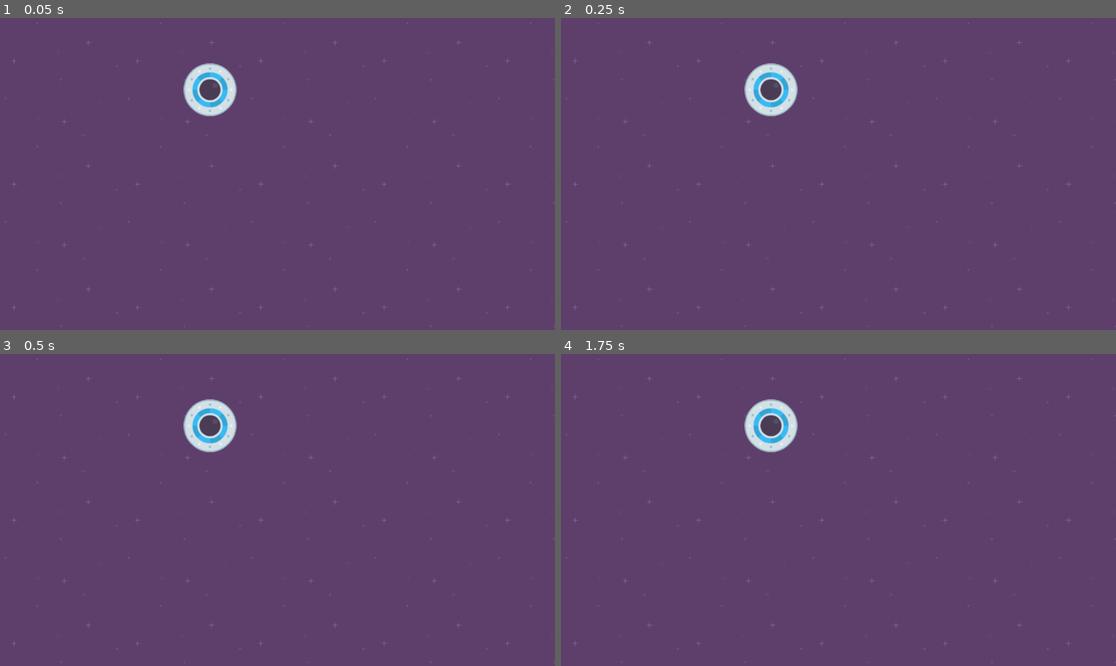
Above: before the commit, frames 1-4 (two rows, left to right).
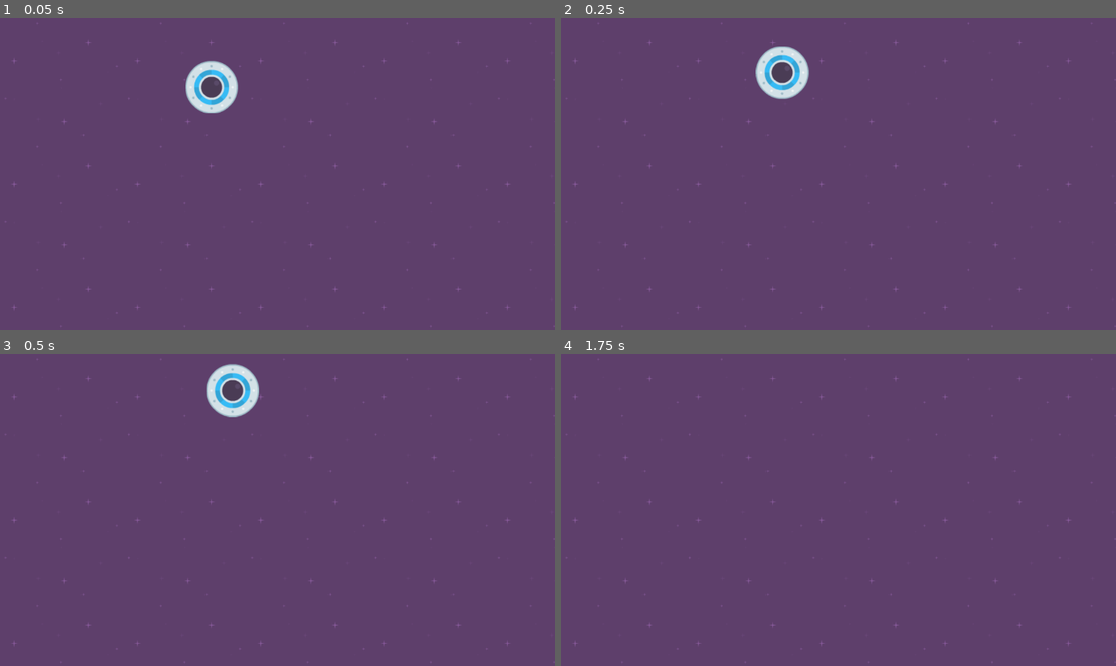
Above: after the commit, the same moments.

Repository: wdthor/Speedy-Saucer
Game: Godot game, scene res://level_1.tscn
The game is run twice, just before and just after one commit, with the same random seed, the same clock (stepped at 60 frames per second) and the same inputs.
Inputs:
- Up to frame 1 (0.05 s): no input
- Up to frame 2 (0.25 s): no input
- Up to frame 3 (0.5 s): no input
- Up to frame 4 (1.75 s): no input

The runs differ from the first frame. In frame 1, 0.7% of the frame differs, in the area x 33-43%, y 13-32%; in frame 2, 1.7%; in frame 3, 2.0%, in the area x 33-47%, y 3-32%; in frame 4, 1.1%.

Commit message:
12- Vector2 & apply_impulse()

Diff:
--- a/player.gd
+++ b/player.gd
@@ -3,7 +3,4 @@
 
 # Called when the node enters the scene tree for the first time.
 func _ready():
-	printDoubled(10)
-
-func printDoubled(input_number):
-	print(input_number * 2)
+	apply_impulse(Vector2(100, -155))
